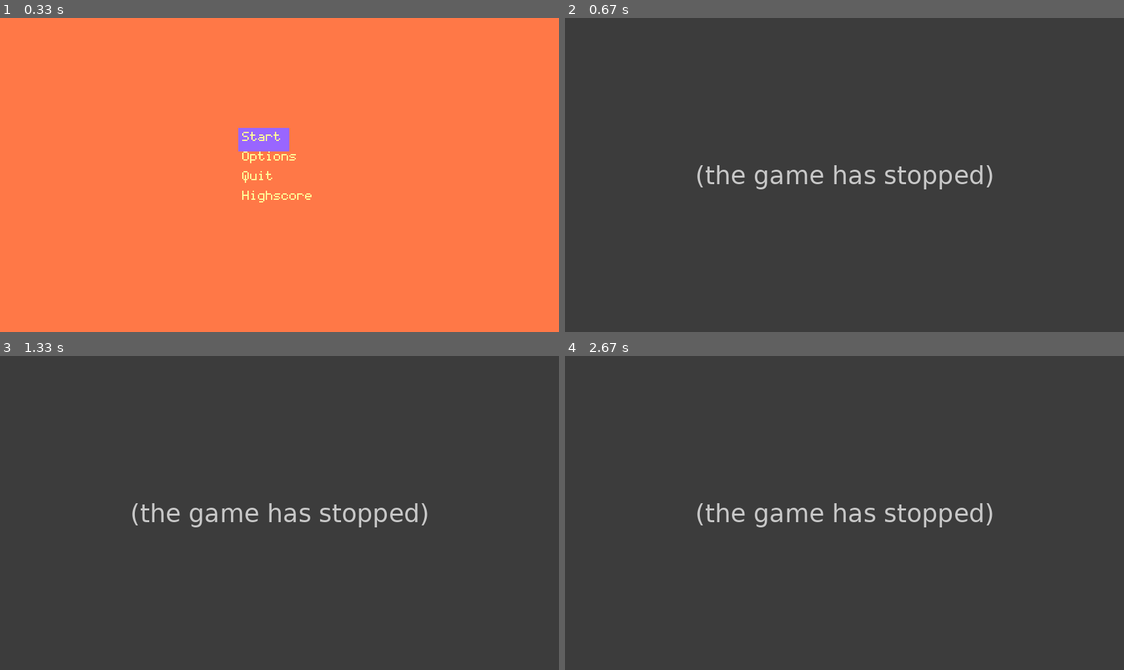
Above: before the commit, frames 1-4 (two rows, left to right).
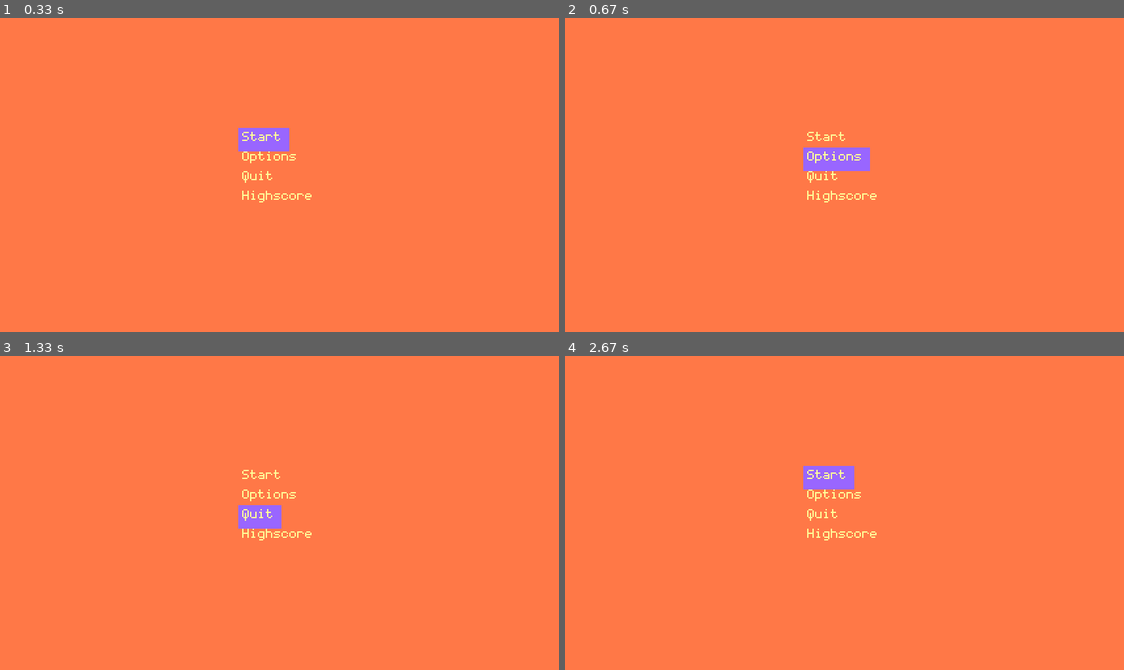
Above: after the commit, the same moments.

Repository: Roland00111/Trumpocalypse
Game: pygame game, started from Trumpoclypse UI/Trumpoclypse.py
Two runs of this game, one before a commit and one after it. Both use one fixed random seed, a clock stepped at 60 frames per second and the inputs below. The source is Python 2; it was converted automatically to run under Python 3.
Inputs:
- Up to frame 1 (0.33 s): no input
- Up to frame 2 (0.67 s): hold Esc from 0.33 s (still down); hold Up from 0.33 s (still down)
- Up to frame 3 (1.33 s): release Esc at 0.8 s; release Up at 0.8 s; hold Up 0.83-1.3 s
- Up to frame 4 (2.67 s): hold Down 1.33-1.63 s; hold Up from 2.47 s (still down)

Frame 1 is identical in both runs. In frame 2, 100% of the frame differs, in the area x 0-100%, y 0-100%; in frame 3, 100%; in frame 4, 100%.
Before the commit the program exited at 0.33 s; later frames show no game.

Commit message:
Add toggle_fullscreen() to Trumpocalypse.py

Diff:
--- a/Trumpoclypse UI/Trumpoclypse.py
+++ b/Trumpoclypse UI/Trumpoclypse.py
@@ -115,8 +115,10 @@
 
 if __name__ == "__main__":
     import sys
+#    pygame.display.toggle_fullscreen()
     surface = pygame.display.set_mode((854,480)) #0,6671875 and 0,(6) of HD resoultion
     surface.fill((255,120,71)) #Color of the background of window
+    pygame.display.toggle_fullscreen() # Toggle full screen
     '''First you have to make an object of a *Menu class.
     *init take 2 arguments. list of fields and destination surface.
     Then you have a 4 configuration options:
@@ -154,8 +156,9 @@
                         pygame.display.quit()
                         sys.exit()
                 if event.key == K_ESCAPE:
-                    pygame.display.quit()
-                    sys.exit()
+                    pygame.display.toggle_fullscreen() # Toggle full screen
+                    #pygame.display.quit()
+                    #sys.exit()
                 pygame.display.update()
             elif event.type == QUIT:
                 pygame.display.quit()
